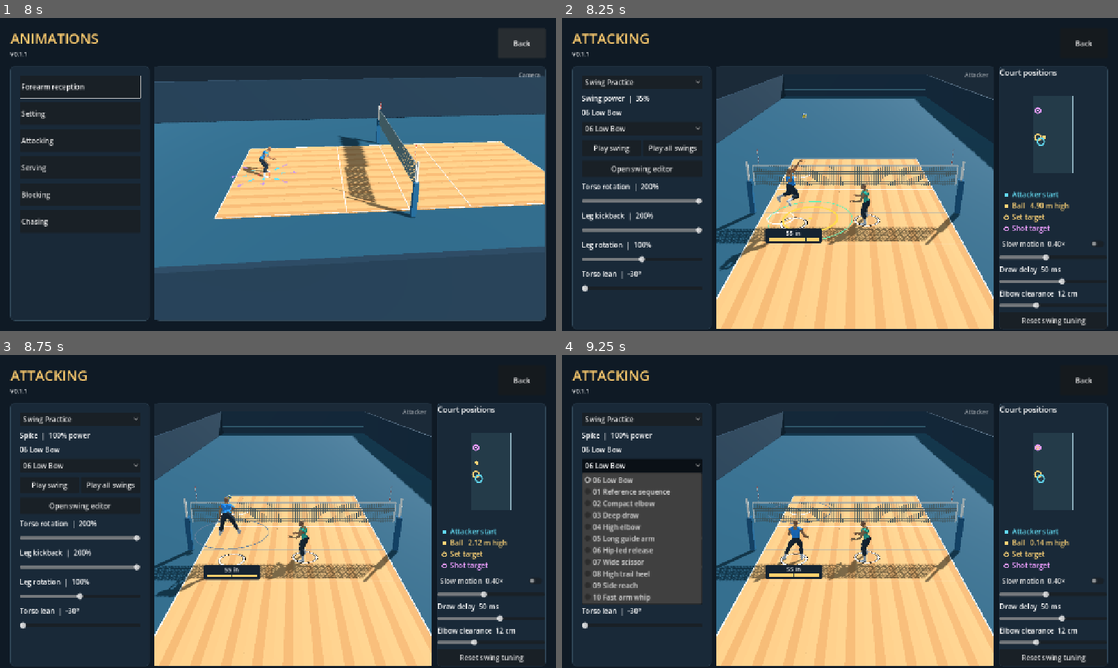
Above: before the commit, frames 1-4 (two rows, left to right).
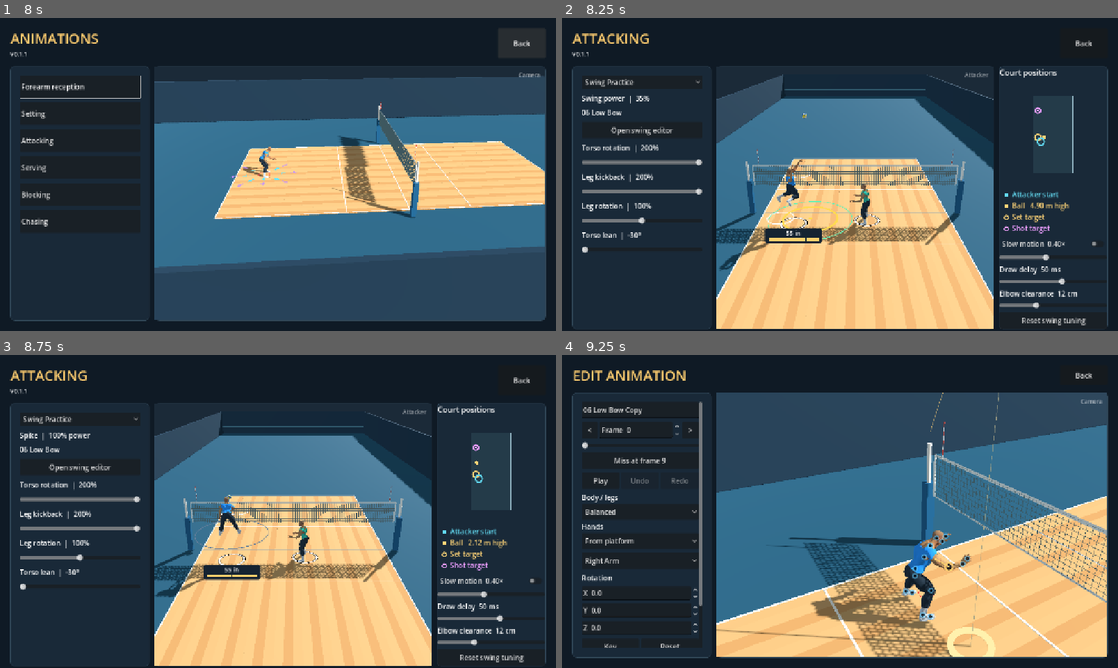
Above: after the commit, the same moments.

Repository: foreandr/volleyball
Game: Godot game, scene res://scenes/main.tscn
Same seed, same stepped clock (60 frames per second), same inputs: the game is played once before the commit and once after it.
Inputs (mouse positions are in pixels of both pictures, inside the frame that each line leads up to):
- Up to frame 1 (8 s): click "Story" at 0.5 s; click "New" at 1.25 s; click "Back" at 2 s; click "New" at 2.75 s; click "Save" at 3.5 s; click "Forearm reception" at 4.25 s; click "Play all" at 5 s; click "Next" at 5.75 s; click "Next" at 6.5 s; click "Back" at 7.25 s
- Up to frame 2 (8.25 s): click "Attacking" at 8 s
- Up to frame 3 (8.75 s): no input
- Up to frame 4 (9.25 s): click (639, 464) at 8.75 s, where only the run before the commit has a clickable "06 Low Bow"

Frame 1 is identical in both runs. In frame 2, 3.0% of the frame differs, in the area x 3-26%, y 34-88%; in frame 3, 3.0%; in frame 4, 59%, in the area x 1-99%, y 4-100%.

Commit message:
Keep Low Bow as the sole attack swing

Diff:
--- a/scripts/lopez_swing_studies.gd
+++ /dev/null
@@ -1,129 +0,0 @@
-extends RefCounted
-
-const OUTSIDE_CONTACT := Vector3(-0.32,-0.11,0.03)
-
-const SpikeArm = preload("res://scripts/spike_arm_swing.gd")
-const Flight = preload("res://scripts/pass_flight.gd")
-const EditSession = preload("res://scripts/animation_edit_session.gd")
-
-# title, draw depth, elbow height, chest coil, shoulder tilt, leg split, leg kick, drive start, finish width, guide height, guide width, elbow width
-const STUDIES := [
-	["01 Reference sequence", 0.29, 0.24, 0.38, 0.26, 0.24, 0.24, 0.67, 0.30, 0.38, 0.23, 0.36],
-	["02 Compact elbow",      0.23, 0.20, 0.29, 0.19, 0.18, 0.20, 0.62, 0.22, 0.29, 0.13, 0.26],
-	["03 Deep draw",          0.38, 0.26, 0.43, 0.24, 0.24, 0.28, 0.71, 0.32, 0.39, 0.19, 0.41],
-	["04 High elbow",         0.28, 0.36, 0.34, 0.20, 0.21, 0.23, 0.66, 0.25, 0.45, 0.20, 0.30],
-	["05 Long guide arm",     0.32, 0.29, 0.41, 0.28, 0.29, 0.23, 0.73, 0.35, 0.52, 0.29, 0.39],
-	["06 Hip-led release",    0.31, 0.25, 0.49, 0.23, 0.26, 0.24, 0.70, 0.39, 0.32, 0.20, 0.34],
-	["07 Wide scissor",       0.28, 0.28, 0.36, 0.27, 0.39, 0.20, 0.65, 0.31, 0.35, 0.33, 0.39],
-	["08 High trail heel",    0.30, 0.23, 0.39, 0.22, 0.22, 0.35, 0.69, 0.30, 0.35, 0.18, 0.34],
-	["09 Side reach",         0.33, 0.28, 0.42, 0.37, 0.32, 0.24, 0.72, 0.41, 0.44, 0.36, 0.45],
-	["10 Fast arm whip",      0.25, 0.30, 0.32, 0.22, 0.23, 0.22, 0.75, 0.32, 0.30, 0.15, 0.28],
-]
-
-static func bake(base: Animation, actor: Node3D, index: int, crosscourt := false, shot_target := Vector3.INF) -> Animation:
-	var rig: Skeleton3D = actor.skeleton
-	var author: RefCounted = actor.get_pose_author()
-	var session := EditSession.new(base,rig)
-	var timing: float = base.get_meta("contact_time")
-	var prep: float = base.get_meta("study_prep_duration")
-	var draw_start := prep+float(base.get_meta("study_draw_delay",SpikeArm.DEFAULT_DRAW_DELAY))-SpikeArm.DEFAULT_DRAW_DELAY
-	var elbow_clearance: float = base.get_meta("study_elbow_clearance",SpikeArm.DEFAULT_ELBOW_CLEARANCE)
-	var profile: Array = STUDIES[index]
-	var ball: Vector3 = base.get_meta("study_ball_point")+OUTSIDE_CONTACT
-	var feed: Dictionary = base.get_meta("editor_feed").duplicate()
-	var offset := OUTSIDE_CONTACT*(float(base.get_meta("editor_height_cm"))/180.0)
-	feed.aim += offset
-	feed.incoming += offset/float(feed.duration)
-	var outgoing: Vector3 = feed.spike_outgoing
-	var target := shot_target if shot_target.is_finite() else Vector3(-2.5 if crosscourt else feed.aim.x,Flight.FLOOR,10.5)
-	var travel: Vector3 = target-feed.aim
-	var preview_speed := 18.0 if outgoing.is_zero_approx() else outgoing.slide(Vector3.UP).length()
-	var flight_time := travel.slide(Vector3.UP).length()/maxf(preview_speed,0.1)
-	feed.spike_outgoing = travel/flight_time+Vector3.UP*Flight.GRAVITY*flight_time*0.5
-	var shot_turn := SpikeArm.follow_heading(target,feed.aim)
-	var palm_finish := SpikeArm.finish_palm_weight(target,feed.aim,not crosscourt)
-	var compact_finish := SpikeArm.compact_finish_weight(target,feed.aim,crosscourt)
-	var base_turn := SpikeArm.follow_heading(base.get_meta("study_base_aim"),feed.aim)
-	var duration := base.length+0.12
-	var sampler := func(time: float) -> Array:
-		var frame := minf(time,base.length)*session.frame_rate
-		var pose: Array[Transform3D] = []
-		for bone in rig.get_bone_count():
-			pose.append(Transform3D(Basis(session.source_rotation(bone,frame)),session.source_position(bone,frame)))
-		shape(pose,author,profile,ball,(time-draw_start)/(timing-draw_start),(time-timing)/(base.length-timing),crosscourt,shot_turn-base_turn,palm_finish,elbow_clearance,compact_finish)
-		return pose
-	var title: String = profile[0]+(" Crosscourt" if crosscourt else "")
-	var clip: Animation = author.bake({"name":title,"duration":duration,"contact_time":timing},sampler)
-	for key in ["editor_start","editor_group","editor_height_cm"]:
-		clip.set_meta(key,base.get_meta(key))
-	clip.set_meta("editor_feed",feed)
-	clip.set_meta("editor_frame_count",25)
-	return clip
-
-static func shape(pose: Array[Transform3D], author: RefCounted, profile: Array, ball: Vector3, progress: float, landing: float, crosscourt: bool, aim_turn: float, palm_finish: float, elbow_clearance: float, compact_finish: float) -> void:
-	var rising := smoothstep(0.03,0.32,progress)
-	var drive := smoothstep(float(profile[7]),1.0,progress)
-	var settle := smoothstep(0.12,0.92,landing)
-	var windup := rising*(1.0-drive)
-	var air := rising*(1.0-settle)
-	var sweep := 1.0-pow(1.0-clampf(landing/0.56,0.0,1.0),2.0)
-	var finish_hold := sweep*(1.0-smoothstep(0.59,1.22,landing))
-	var strike_wrist: Vector3 = author.point(pose,"hand_r")
-	var strike_palm: Vector3 = strike_wrist.lerp(author.point(pose,"middle_01_r"),0.75)
-	strike_wrist += (ball-strike_palm).limit_length(0.33)
-	var left_foot: Vector3 = author.point(pose,"foot_l")
-	var right_foot: Vector3 = author.point(pose,"foot_r")
-	# The pelvis starts to open before the shoulders unwind.
-	var hips_open := smoothstep(0.29,1.03,progress)
-	author.rotate_world(pose,"pelvis",Vector3.UP,float(profile[3])*0.40*air*(2.0*hips_open-1.0))
-	author.rotate_world(pose,"pelvis",Vector3.BACK,float(profile[4])*0.45*(windup+0.55*drive*air))
-	author.rotate_world(pose,"spine_02",Vector3.RIGHT,-0.19*windup+0.25*finish_hold)
-	author.rotate_world(pose,"spine_03",Vector3.UP,-float(profile[3])*windup+aim_turn*finish_hold)
-	author.rotate_world(pose,"spine_03",Vector3.BACK,float(profile[4])*0.55*(windup+0.42*drive*air))
-
-	var scissor := smoothstep(0.14,0.98,progress)*(1.0-settle)*(1.0-smoothstep(0.0,0.80,sweep))
-	var split: float = profile[5]
-	var kick: float = profile[6]
-	var lead_hip: Vector3 = author.point(pose,"thigh_l")
-	var trail_hip: Vector3 = author.point(pose,"thigh_r")
-	var lead_leg := lead_hip+Vector3(split,-0.76,0.14)
-	var trail_leg := trail_hip+Vector3(-split*0.46,-0.41+kick*0.32,-0.39-kick*0.58)
-	author.limb(pose,"thigh_l","calf_l","foot_l",left_foot.lerp(lead_leg,scissor),Vector3(0.24,0.05,1.0),scissor,167.0)
-	author.limb(pose,"thigh_r","calf_r","foot_r",right_foot.lerp(trail_leg,scissor),Vector3(-0.31,0.1,1.0),scissor,150.0)
-
-	var guide_drop := smoothstep(float(profile[7])-0.18,0.96,progress)
-	var guide_reach := Vector3(profile[10],profile[9],0.53)
-	SpikeArm.apply_guide_arm(pose,author,guide_reach,Vector3(0.52,-0.48,-0.06),guide_drop,air,158.0)
-
-	var shoulder: Vector3 = author.point(pose,"upperarm_r")
-	var outside: Vector3 = (shoulder-author.point(pose,"upperarm_l")).normalized()
-	var chamber_width := float(profile[11])+elbow_clearance-SpikeArm.DEFAULT_ELBOW_CLEARANCE
-	var chamber := shoulder+outside*chamber_width+Vector3(0.0,float(profile[2]),-float(profile[1]))
-	var release_start := float(profile[7])
-	var elbow_lead := smoothstep(release_start,lerpf(release_start,1.0,0.50),progress)
-	var hand_release := smoothstep(lerpf(release_start,1.0,0.49),1.0,progress)
-	var pole := Vector3(-1.0,-0.12,-0.34).lerp(Vector3(-0.95,-0.08,0.48),hand_release)
-	var finish_target := SpikeArm.hip_finish(pose,author,crosscourt,float(profile[8])*0.19)
-	var strike_target := SpikeArm.follow_through_target(pose,author,shoulder,strike_wrist,finish_target,sweep,crosscourt,compact_finish)
-	pole = pole.lerp(SpikeArm.finish_elbow_pole(crosscourt),sweep)
-	var strike_pose := pose.duplicate()
-	var strike_weight := rising*(1.0-smoothstep(0.59,1.22,landing))
-	author.limb(strike_pose,"upperarm_r","lowerarm_r","hand_r",strike_target,pole,1.0,lerpf(148.0,164.0 if crosscourt else 172.0,sweep))
-	SpikeArm.align_finish_wrist(strike_pose,author,sweep)
-	var release_turn := (0.38 if crosscourt else 0.70)*hand_release
-	SpikeArm.roll_finish_palm(strike_pose,author,palm_finish,maxf(release_turn,sweep),not crosscourt)
-
-	# Lead with the elbow while the bent forearm trails behind it.
-	author.limb(pose,"upperarm_r","lowerarm_r","hand_r",chamber,Vector3(-1.0,-0.12,-0.34),air,108.0)
-	var elbow: Vector3 = author.point(pose,"lowerarm_r")
-	var wrist: Vector3 = author.point(pose,"hand_r")
-	var upper := (elbow-shoulder).normalized()
-	var forearm := (wrist-elbow).normalized()
-	var lead_weight := elbow_lead*air
-	var elbow_forward := Vector3(-0.95,0.20,0.96).normalized()
-	author.aim_joint(pose,"upperarm_r","lowerarm_r",shoulder+upper.slerp(elbow_forward,lead_weight))
-	elbow = author.point(pose,"lowerarm_r")
-	var trailing := Vector3(-0.34,0.48,-0.92).normalized()
-	author.aim_joint(pose,"lowerarm_r","hand_r",elbow+forearm.slerp(trailing,lead_weight))
-	SpikeArm.blend_arm(pose,strike_pose,author,hand_release*strike_weight)
-	SpikeArm.align_wrist_to_forearm(pose,author,0.90*windup)
--- a/scripts/spike_arm_swing.gd
+++ b/scripts/spike_arm_swing.gd
@@ -187,9 +187,6 @@
 	author.rotate_world(pose,"hand_r",axis,applied)
 	return applied
 
-static func align_finish_wrist(pose: Array, author: RefCounted, progress: float) -> void:
-	align_wrist_to_forearm(pose,author,smoothstep(0.25,0.95,progress))
-
 static func align_wrist_to_forearm(pose: Array, author: RefCounted, amount: float) -> void:
 	if amount <= 0.0: return
 	var wrist: Vector3 = author.point(pose,"hand_r")
--- a/scripts/story_animations.gd
+++ b/scripts/story_animations.gd
@@ -4,10 +4,8 @@
 const SETTING_CAMERA_FOCUS := Vector3(0,1.45,2.6)
 const BallTimingRing = preload("res://scripts/ball_timing_ring.gd")
 const Flight = preload("res://scripts/pass_flight.gd")
-const Net = preload("res://scripts/net_collision.gd")
 const SideKneeSlide = preload("res://scripts/side_knee_slide.gd")
 const ForwardDive = preload("res://scripts/forward_reception_dive.gd")
-const LopezStudies = preload("res://scripts/lopez_swing_studies.gd")
 const LOW_BOW_EDIT_ID := "low_bow_swing"
 const BACKWARD_EDIT_ID := "d2_backward_from_d1"
 const Catalog = preload("res://scripts/volleyball_animations.gd")
@@ -61,15 +59,6 @@
 var setting_drill: Node3D
 var attack_position_panel: PanelContainer
 var attack_playback_speed := 1.0
-var attack_study_clip: Animation
-var attack_study_clock := 0.0
-var attack_study_flight := 0.0
-var attack_study_net_hit := {}
-var attack_study_play: Button
-var attack_study_selector: OptionButton
-var attack_cycle_button: Button
-var attack_cycle_index := -1
-var attack_cycle_base: Animation
 var setting_camera_focus := SETTING_CAMERA_FOCUS
 var setter_original_transform: Transform3D
 var setter_original_height: float
@@ -328,11 +317,7 @@
 	show_mode.call(modes.selected)
 	modes.item_selected.connect(func(index: int):
 		type_indices[mode_category] = index
-		if attack:
-			stop_attack_study(false)
-			setting_drill.set_swing_practice(index == 0)
-			attack_study_play.disabled = index != 0
-			attack_cycle_button.disabled = index != 0
+		if attack: setting_drill.set_swing_practice(index == 0)
 		else: setting_drill.set_bump_mode(index == 1)
 		show_mode.call(index)
 		preview.grab_focus())
@@ -446,121 +431,7 @@
 
 func add_low_bow_controls() -> void:
 	content.add_child(label(setting_drill.SpikeArm.SWING_NAME,16))
-	var studies := OptionButton.new()
-	studies.name = "SwingStudies"
-	attack_study_selector = studies
-	studies.add_item("06 Low Bow")
-	for study in LopezStudies.STUDIES: studies.add_item(study[0])
-	content.add_child(studies)
-	attack_study_play = button("Play swing",func():
-		if attack_study_clip != null:
-			stop_attack_study()
-		elif studies.selected > 0:
-			play_attack_study(studies.selected-1)
-		else:
-			setting_drill.reset_feed()
-		preview.grab_focus())
-	attack_study_play.name = "PlayAttackSwing"
-	attack_study_play.disabled = not setting_drill.swing_practice
-	var playback := HBoxContainer.new()
-	content.add_child(playback)
-	playback.add_child(attack_study_play)
-	attack_study_play.size_flags_horizontal = Control.SIZE_EXPAND_FILL
-	attack_cycle_button = button("Play all swings",func():
-		if attack_cycle_index >= 0: stop_attack_study()
-		else:
-			attack_cycle_base = null
-			play_attack_cycle_at(0)
-		preview.grab_focus())
-	attack_cycle_button.name = "PlayAttackCycle"
-	attack_cycle_button.disabled = not setting_drill.swing_practice
-	attack_cycle_button.size_flags_horizontal = Control.SIZE_EXPAND_FILL
-	playback.add_child(attack_cycle_button)
-	studies.item_selected.connect(func(index: int):
-		if attack_cycle_index >= 0:
-			play_attack_cycle_at(index)
-		elif attack_study_clip != null:
-			if index == 0: stop_attack_study()
-			else: play_attack_study(index-1))
-	content.add_child(button("Open swing editor",func(): open_low_bow_editor(studies.selected-1)))
-
-func play_attack_cycle_at(index: int) -> void:
-	attack_cycle_index = index
-	attack_study_selector.select(index)
-	attack_cycle_button.text = "Stop cycle"
-	if index == 0:
-		attack_study_clip = null
-		attack_study_play.text = "Play swing"
-		attack_study_play.disabled = true
-		setting_drill.reset_feed()
-	else:
-		play_attack_study(index-1)
-
-func play_attack_study(study: int) -> void:
-	setting_drill.restore_torso_lean(preview_player)
-	var target: Vector3 = setting_drill.swing_aim
-	var crosscourt: bool = setting_drill.shot_line_weight(target,setting_drill.practice_set_target) < 0.5
-	if attack_cycle_index >= 0:
-		if attack_cycle_base == null:
-			attack_cycle_base = bake_low_bow_starter(true,target)
-		target = attack_cycle_base.get_meta("study_base_aim")
-		crosscourt = setting_drill.shot_line_weight(target,setting_drill.practice_set_target) < 0.5
-		attack_study_clip = LopezStudies.bake(attack_cycle_base,preview_player,study,crosscourt,target)
-	else:
-		attack_study_clip = build_attack_clip(study,target,crosscourt)
-	setting_drill.restore_torso_lean(preview_player)
-	setting_drill.jump.active = false
-	setting_drill.timing_cue.hide()
-	preview_player.position = attack_study_clip.get_meta("editor_start")
-	preview_player.rotation.y = 0.0
-	preview_player.install_custom(attack_study_clip,"attack_study",false)
-	preview_player.animator.play("custom_attack_study/clip",0)
-	preview_player.animator.advance(0)
-	attack_study_clock = 0.0
-	var feed: Dictionary = attack_study_clip.get_meta("editor_feed")
-	attack_study_flight = Flight.landing_time(feed.aim,feed.spike_outgoing)
-	attack_study_net_hit = Net.first_hit(func(t): return Flight.position(feed,feed.aim,t),-float(feed.duration),0.0)
-	if attack_study_net_hit.is_empty():
-		attack_study_net_hit = Net.first_hit(func(t): return setting_drill.flight_point(feed.aim,feed.spike_outgoing,t),0.0,attack_study_flight)
-	if not attack_study_net_hit.is_empty(): attack_study_flight = attack_study_net_hit.end_time
-	attack_study_play.text = "Stop swing" if attack_cycle_index < 0 else "Play swing"
-	attack_study_play.disabled = attack_cycle_index >= 0
-	step_attack_study(0.0)
-
-func stop_attack_study(resume := true) -> void:
-	if attack_study_clip == null and attack_cycle_index < 0: return
-	attack_study_clip = null
-	attack_study_net_hit.clear()
-	setting_drill.show_attack_net({},0.0)
-	attack_cycle_base = null
-	attack_cycle_index = -1
-	attack_cycle_button.text = "Play all swings"
-	attack_study_play.text = "Play swing"
-	attack_study_play.disabled = not setting_drill.swing_practice
-	if resume: setting_drill.reset_feed()
-
-func step_attack_study(delta: float) -> void:
-	if preview_player.animator.current_animation != "custom_attack_study/clip":
-		stop_attack_study(false)
-		return
-	var contact: float = attack_study_clip.get_meta("contact_time")
-	var length := maxf(attack_study_clip.length,contact+attack_study_flight)+0.15
-	attack_study_clock += delta
-	if attack_cycle_index >= 0 and attack_study_clock >= length:
-		play_attack_cycle_at((attack_cycle_index+1)%attack_study_selector.item_count)
-		return
-	attack_study_clock = fposmod(attack_study_clock,length)
-	preview_player.animator.seek(minf(attack_study_clock,attack_study_clip.length-0.0001),true)
-	var feed: Dictionary = attack_study_clip.get_meta("editor_feed")
-	var elapsed := attack_study_clock-contact
-	setting_drill.show_attack_net(attack_study_net_hit,elapsed)
-	if not attack_study_net_hit.is_empty() and elapsed >= float(attack_study_net_hit.time):
-		setting_drill.ball.position = Net.after_hit(attack_study_net_hit,elapsed)
-	elif elapsed < 0.0:
-		setting_drill.ball.position = Flight.position(feed,feed.aim,maxf(-float(feed.duration),elapsed))
-	else:
-		setting_drill.ball.position = setting_drill.flight_point(feed.aim,feed.spike_outgoing,minf(elapsed,attack_study_flight))
-	setting_drill.update_ball_ring()
+	content.add_child(button("Open swing editor",open_low_bow_editor))
 
 func add_torso_lean_slider() -> void:
 	var readout := label("",16)
@@ -597,7 +468,6 @@
 	content.add_child(slider)
 
 func stop_setting_drill() -> void:
-	stop_attack_study(false)
 	attack_playback_speed = 1.0
 	if not is_instance_valid(setting_drill): return
 	if is_instance_valid(attack_position_panel):
@@ -735,9 +605,6 @@
 	pass_timing_cue.hide()
 	if is_instance_valid(setting_drill):
 		delta *= attack_playback_speed
-		if attack_study_clip != null:
-			step_attack_study(delta)
-			return
 		setting_drill.restore_torso_lean(preview_player)
 		player_controls.read_pace_input()
 		setting_drill.trace_input = player_controls.movement_input()
@@ -756,11 +623,7 @@
 		var jump_lift: float = preview_player.position.y-setting_drill.jump.start.y if setting_drill.jump.active else 0.0
 		player_controls.stamina_ring.set_airborne_lift(jump_lift)
 		var was_diving: bool = setting_drill.bump.low_save.active
-		var previous_clock: float = setting_drill.clock
 		setting_drill.step(delta)
-		if attack_cycle_index == 0 and setting_drill.clock < previous_clock:
-			play_attack_cycle_at(1)
-			return
 		if not was_diving and setting_drill.bump.low_save.active:
 			player_controls.setter_travel = Vector3.ZERO
 			player_controls.spend_dive_stamina()
@@ -1147,11 +1010,11 @@
 func adjust_bump_height(amount: float) -> void:
 	setting_drill.bump.height = clampf(setting_drill.bump.height+amount,1.25,20.0)
 
-func open_low_bow_editor(study := -1) -> void:
+func open_low_bow_editor() -> void:
 	var shot_target: Vector3 = setting_drill.swing_aim
 	var crosscourt: bool = setting_drill.shot_line_weight(shot_target,setting_drill.practice_set_target) < 0.5
-	var id := LOW_BOW_EDIT_ID if study < 0 else "lopez_study_%02d" % (study+1)
-	var title: String = "06 Low Bow" if study < 0 else LopezStudies.STUDIES[study][0]
+	var id := LOW_BOW_EDIT_ID
+	var title: String = setting_drill.SpikeArm.SWING_NAME
 	if crosscourt:
 		id += "_cross"
 		title += " Crosscourt"
@@ -1161,14 +1024,10 @@
 	if StorySession.edit_entry.has("path"):
 		StorySession.edit_animation = Catalog.load_clip(StorySession.edit_entry,preview_player)
 	else:
-		StorySession.edit_animation = build_attack_clip(study,shot_target,crosscourt)
+		StorySession.edit_animation = bake_low_bow_starter(shot_target)
 	get_tree().change_scene_to_file("res://scenes/animation_editor.tscn")
 
-func build_attack_clip(study: int, shot_target: Vector3, crosscourt: bool) -> Animation:
-	var base := bake_low_bow_starter(study >= 0,shot_target)
-	return base if study < 0 else LopezStudies.bake(base,preview_player,study,crosscourt,shot_target)
-
-func bake_low_bow_starter(include_landing := false, shot_target := Vector3(2.0,0.0,10.5)) -> Animation:
+func bake_low_bow_starter(shot_target: Vector3) -> Animation:
 	var drill = setting_drill
 	drill.mute_net = true
 	drill.set_swing_practice(true)
@@ -1179,20 +1038,6 @@
 	var source: Vector3 = drill.pass_origin
 	var velocity: Vector3 = drill.pass_motion
 	var poses: Array = []
-	var prep: Array = []
-	if include_landing:
-		# Recreate the short plant and arm drive normally skipped by Swing Practice.
-		preview_player.position = drill.jump.start
-		drill.jump.active = false
-		drill.jump.begin(preview_player,Vector2(0.0,0.65))
-		start = preview_player.position
-		start_inverse = rig.global_transform.affine_inverse()
-		for tick in range(32):
-			var pose: Array[Transform3D] = player_controls.snapshot_receive_pose()
-			pose[0] = start_inverse*rig.global_transform*pose[0]
-			prep.append(pose)
-			drill.jump.step(preview_player,1.0/120.0,Vector2.ZERO)
-		drill.jump.release()
 	var contact := 0.60
 	var aim: Vector3
 	var outgoing := Vector3.ZERO
@@ -1210,19 +1055,9 @@
 		pose[0] = start_inverse*rig.global_transform*pose[0]
 		poses.append(pose)
 	if outgoing.is_zero_approx(): aim = drill.flight_point(source,velocity,contact)
-	var frames := prep+poses
-	var prep_duration := prep.size()/120.0
 	var sample := func(time: float) -> Array:
-		return frames[mini(roundi(time*120.0),frames.size()-1)]
-	var duration := 1.05+prep_duration if include_landing else contact*14.0/9.0
-	var clip: Animation = preview_player.get_pose_author().bake({"name":"06 Low Bow","duration":duration,"contact_time":contact+prep_duration},sample)
-	if include_landing:
-		clip.set_meta("editor_height_cm",preview_player.height_cm)
-		clip.set_meta("study_ball_point",start_inverse*aim)
-		clip.set_meta("study_prep_duration",prep_duration)
-		clip.set_meta("study_base_aim",drill.swing_aim)
-		clip.set_meta("study_draw_delay",drill.draw_delay)
-		clip.set_meta("study_elbow_clearance",drill.elbow_clearance)
+		return poses[mini(roundi(time*120.0),poses.size()-1)]
+	var clip: Animation = preview_player.get_pose_author().bake({"name":drill.SpikeArm.SWING_NAME,"duration":contact*14.0/9.0,"contact_time":contact},sample)
 	clip.set_meta("editor_start",start)
 	clip.set_meta("editor_group","Right Arm")
 	clip.set_meta("editor_frame_count",15)
